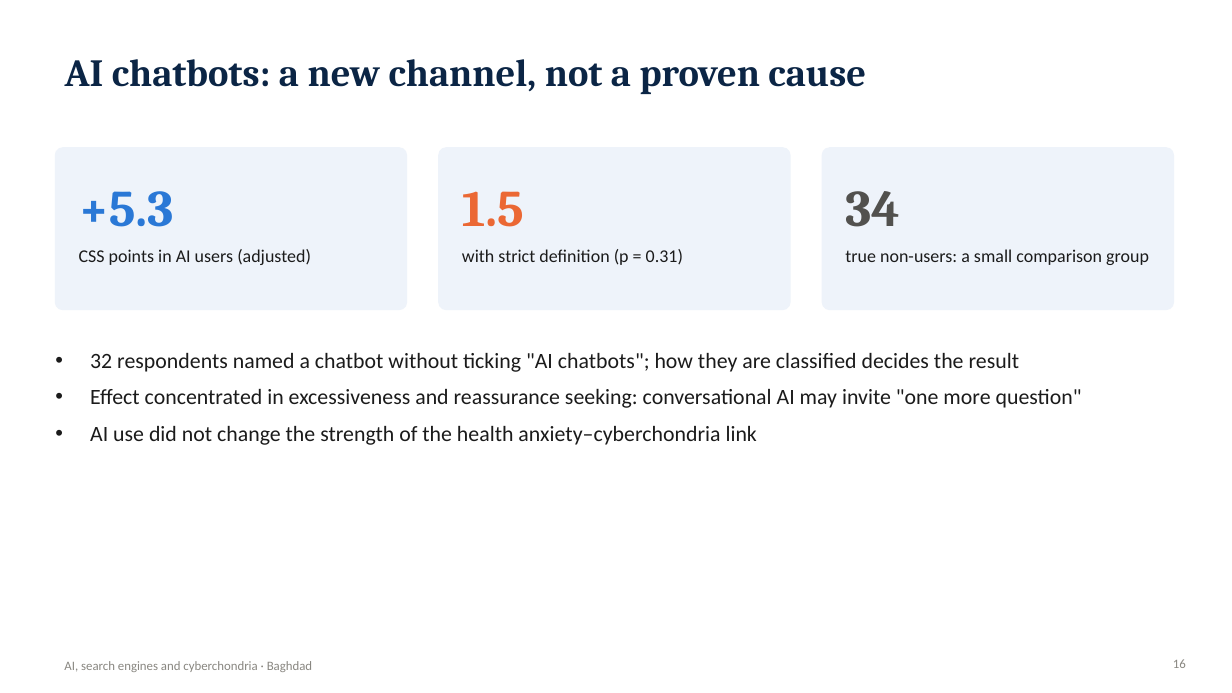
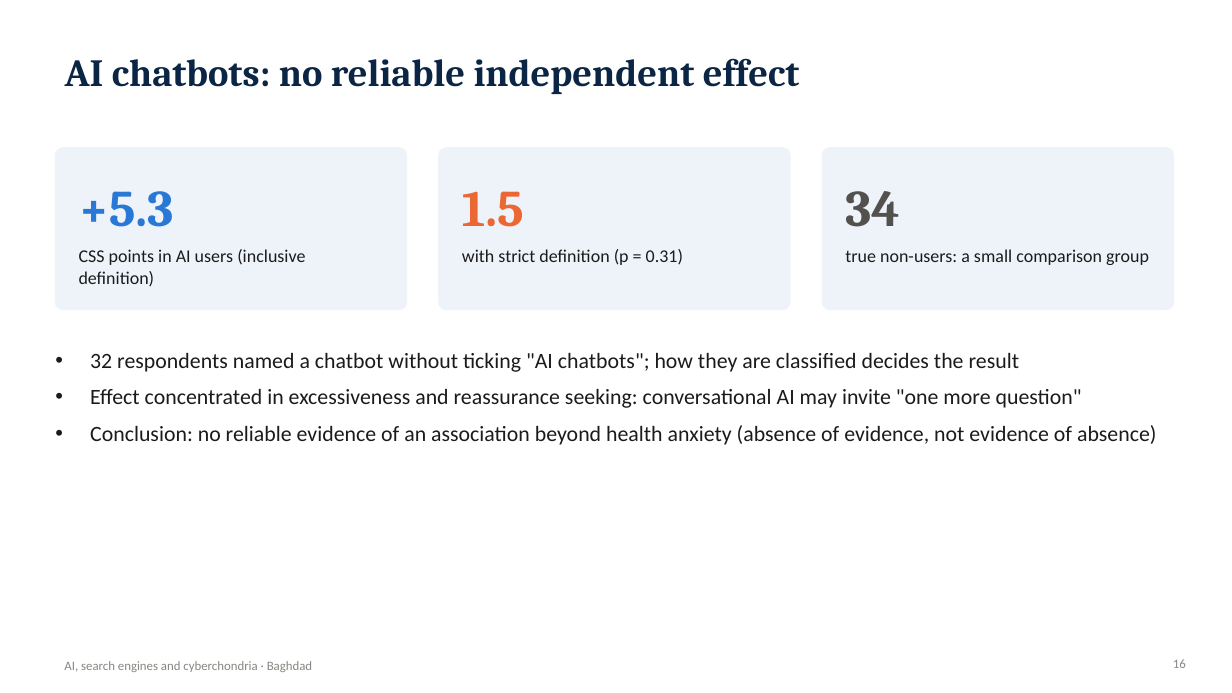
Before and after one commit to Yaseen279/History-Exam, a slide deck: slide 16 of research/output/study/Defence_Presentation.pptx. Drawn at 1232x693 pixels with LibreOffice and Linux fonts; fonts in the diff are those of the drawing. Boxes give left, top, right and bottom in pixels: in the first picture for what was removed or moved away, otherwise in the second. Text is boxed around its words. In the diff, an @@ line names an element or a change of style, - is before the commit and + after.

```diff
--- a/research/output/study/Defence_Presentation.pptx
+++ b/research/output/study/Defence_Presentation.pptx
@@ title at (65, 58, 800, 94): text changed @@
-AI chatbots: a new channel, not a proven cause
+AI chatbots: no reliable independent effect
@@ text at (79, 249, 305, 287): text changed @@
-CSS points in AI users (adjusted)
+CSS points in AI users (inclusive definition)
@@ text at (90, 425, 1156, 445): text changed @@
-• AI use did not change the strength of the health anxiety–cyberchondria link
+• Conclusion: no reliable evidence of an association beyond health anxiety (absence of evidence, not evidence of absence)
```
Also in this commit, not shown: 7 other slides changed, 14 other files.
